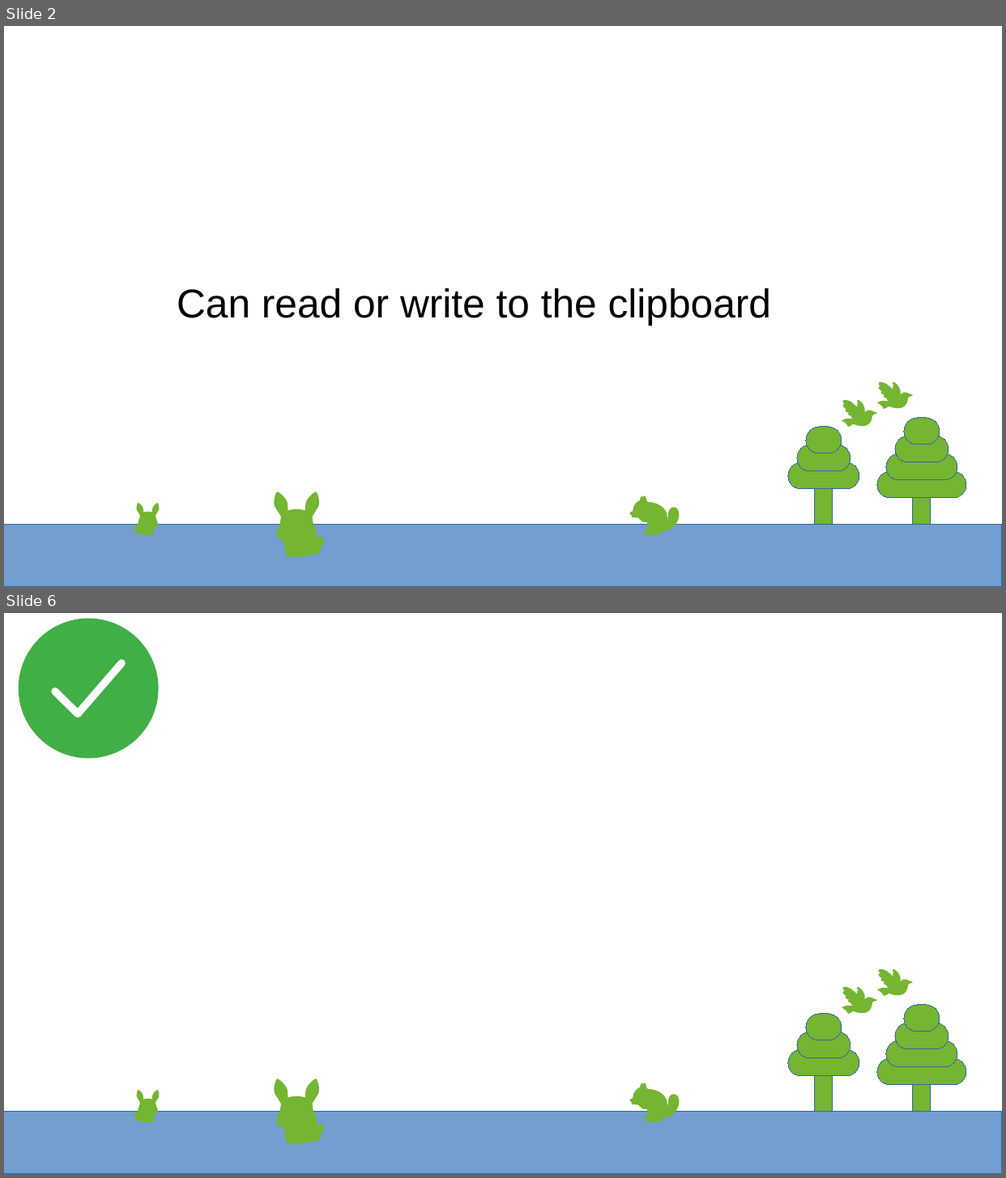
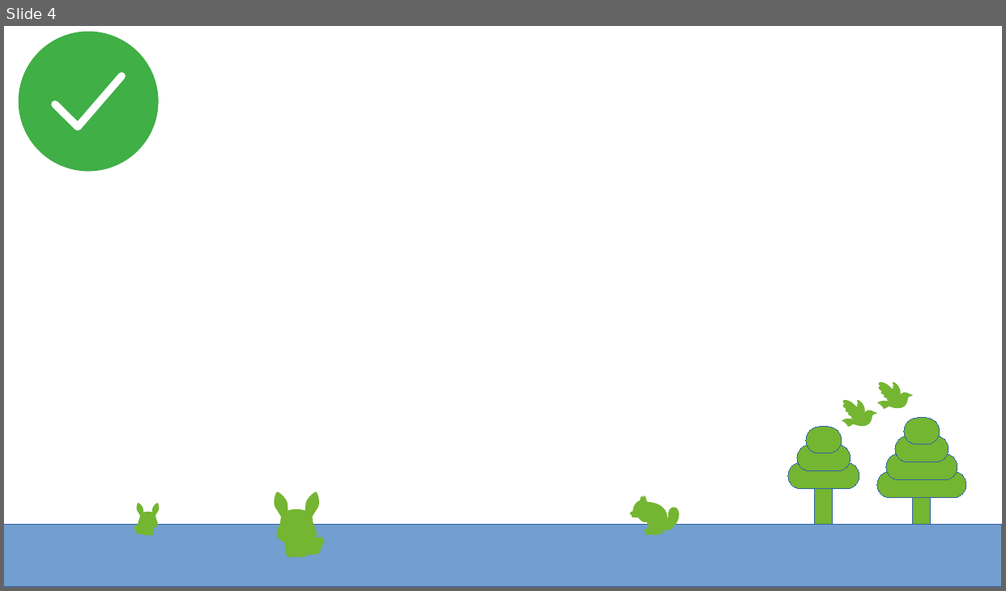
Before and after one commit to g-gualeni/QtNoid2, a slide deck: UserStories/QtNoidApp_UserStories.odp. Shown one above the other, each under a label of ours: slides 2 and 6 before the commit, slide 4 after it; the slides between them are not shown. The pictures are 1006x1178 and 1006x591 pixels, drawn with LibreOffice and Linux fonts; fonts in the diff are those of the drawing. Boxes give left, top, right and bottom in pixels: in the first picture for what was removed or moved away, otherwise in the second. Text is boxed around its words. In the diff, an @@ line names an element or a change of style, - is before the commit and + after.

```diff
--- a/UserStories/QtNoidApp_UserStories.odp
+++ b/UserStories/QtNoidApp_UserStories.odp
@@ slide 2 removed at (4, 26, 1002, 587), background #FFFFFF; not listed: 87 template elements that a slide beside it also shows @@
@@ subtitle removed at (177, 288, 772, 326) @@
-Can read or write to the clipboard
@@ what was slide 6 is now slide 4 @@
```
Also in this commit, not shown: 1 slide changed, 2 slides added, 3 other slides removed, 14 other files.
